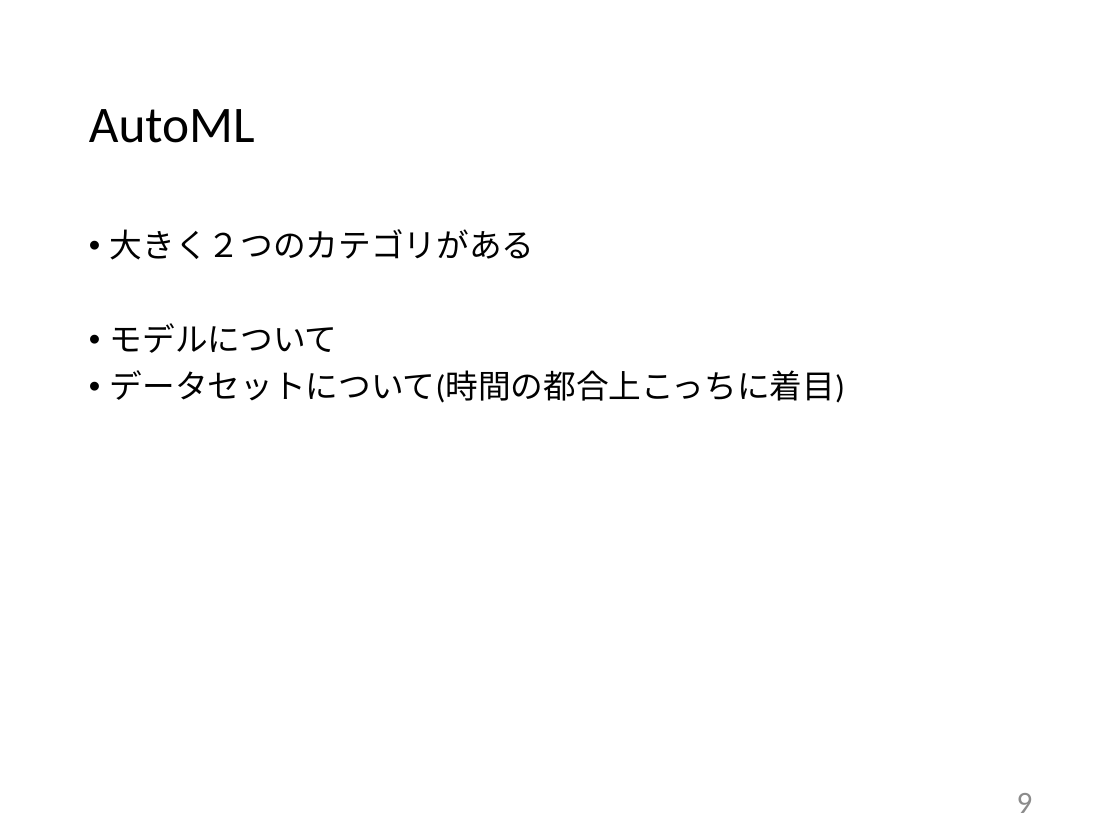
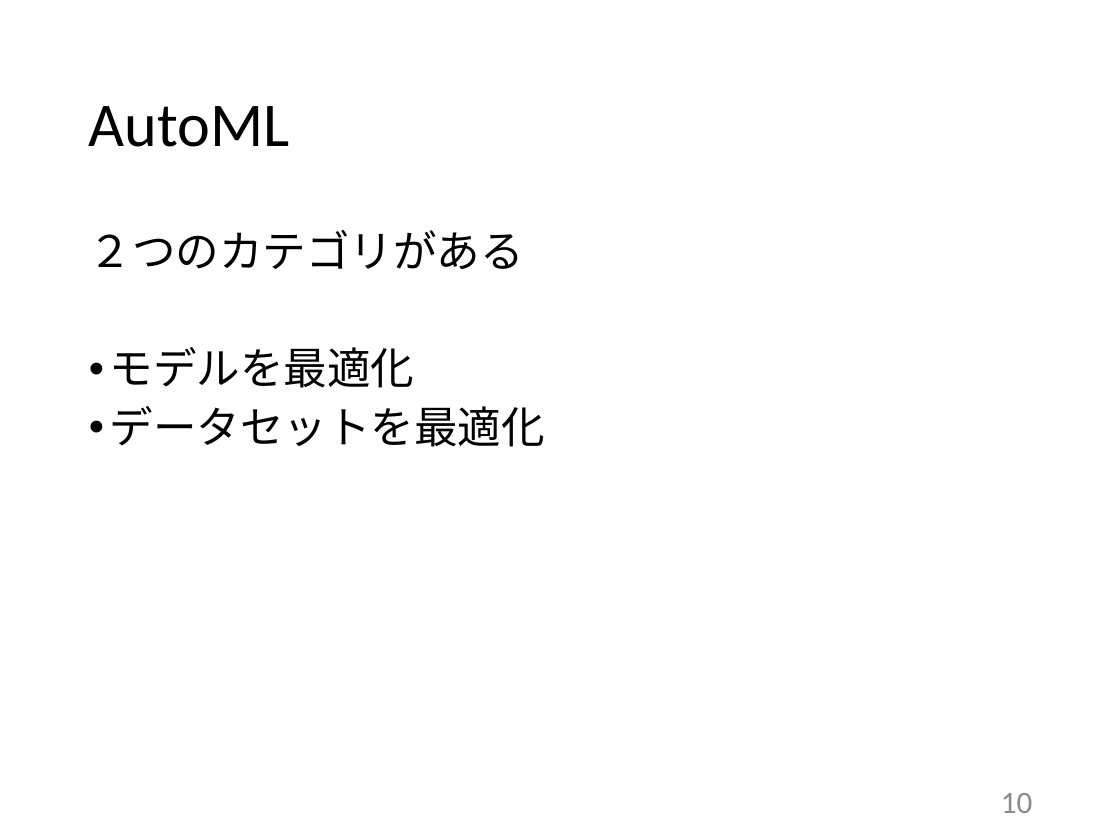
Before and after one commit to tatsuya-sugiyama/WeeklyReport, a slide deck: slide 10 of report/2020前期/2020_1st_sugiyama.pptx (slide 9 before the commit). Drawn at 1120x840 pixels with LibreOffice and Linux fonts; fonts in the diff are those of the drawing. Boxes give left, top, right and bottom in pixels: in the first picture for what was removed or moved away, otherwise in the second. Text is boxed around its words. In the diff, an @@ line names an element or a change of style, - is before the commit and + after.

```diff
--- a/report/2020前期/2020_1st_sugiyama.pptx
+++ b/report/2020前期/2020_1st_sugiyama.pptx
@@ title "AutoML" at (89,106,290,147): size 33 to 40 pt @@
@@ text at (89,230,545,447): text changed; size 21 to 28 pt @@
-• 大きく２つのカテゴリがある
-• モデルについて
-• データセットについて(時間の都合上こっちに着目)
+２つのカテゴリがある
+• モデルを最適化
+• データセットを最適化
@@ page number at (1001,793,1033,813): text changed @@
-9
+10
```
Also in this commit, not shown: 31 other slides changed, 17 slides added, 1 slide removed.
